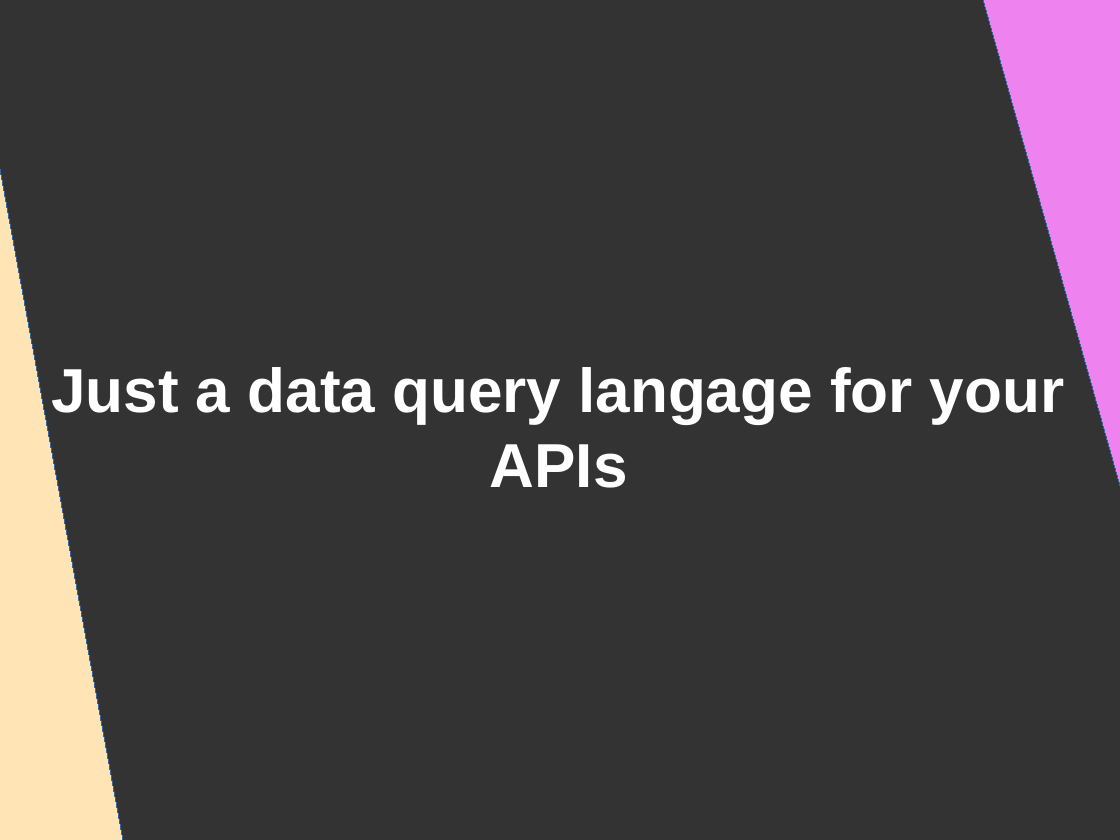
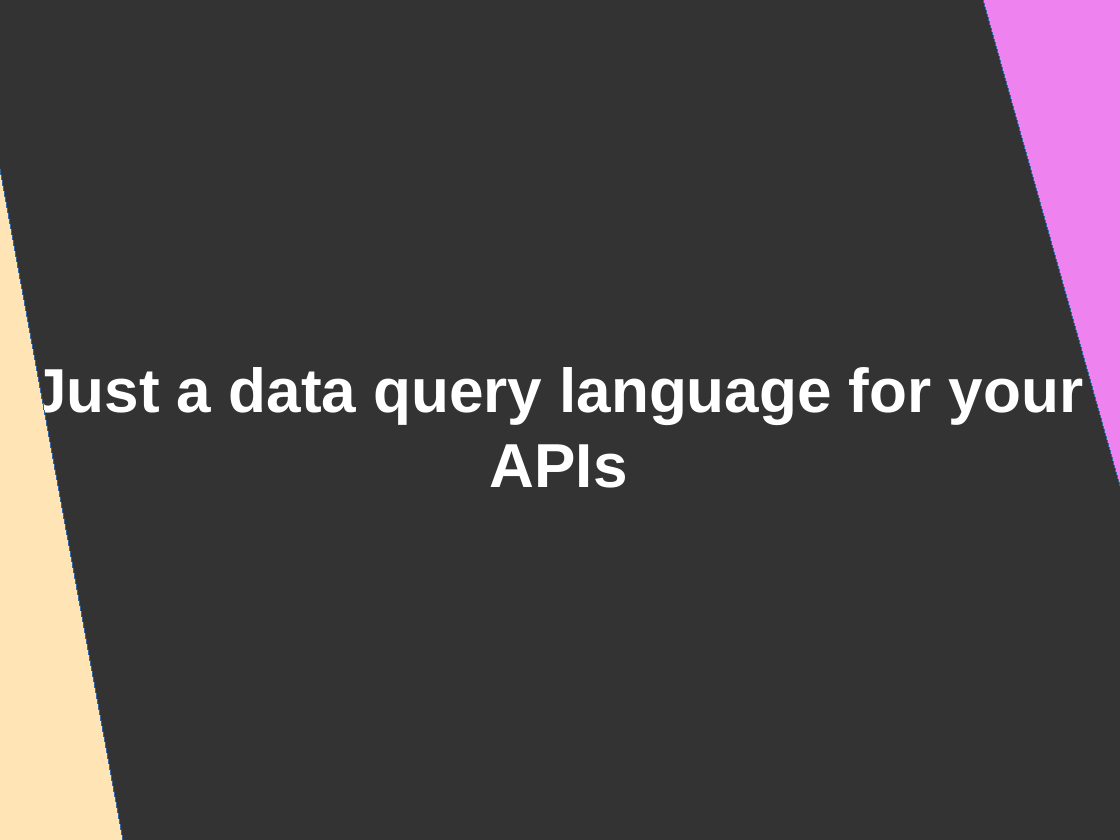
Before and after one commit to DanYellow/presentations, a slide deck: slide 34 of graphql/presentation.odp (slide 32 before the commit). Drawn at 1120x840 pixels with LibreOffice and Linux fonts; fonts in the diff are those of the drawing. Boxes give left, top, right and bottom in pixels: in the first picture for what was removed or moved away, otherwise in the second. Text is boxed around its words. In the diff, an @@ line names an element or a change of style, - is before the commit and + after.

```diff
--- a/graphql/presentation.odp
+++ b/graphql/presentation.odp
@@ title at bbox=[32, 362, 1083, 488]: text changed @@
-Just a data query langage for your APIs
+Just a data query language for your APIs
```
Also in this commit, not shown: 4 other slides changed, 3 slides added, 4 other files.
